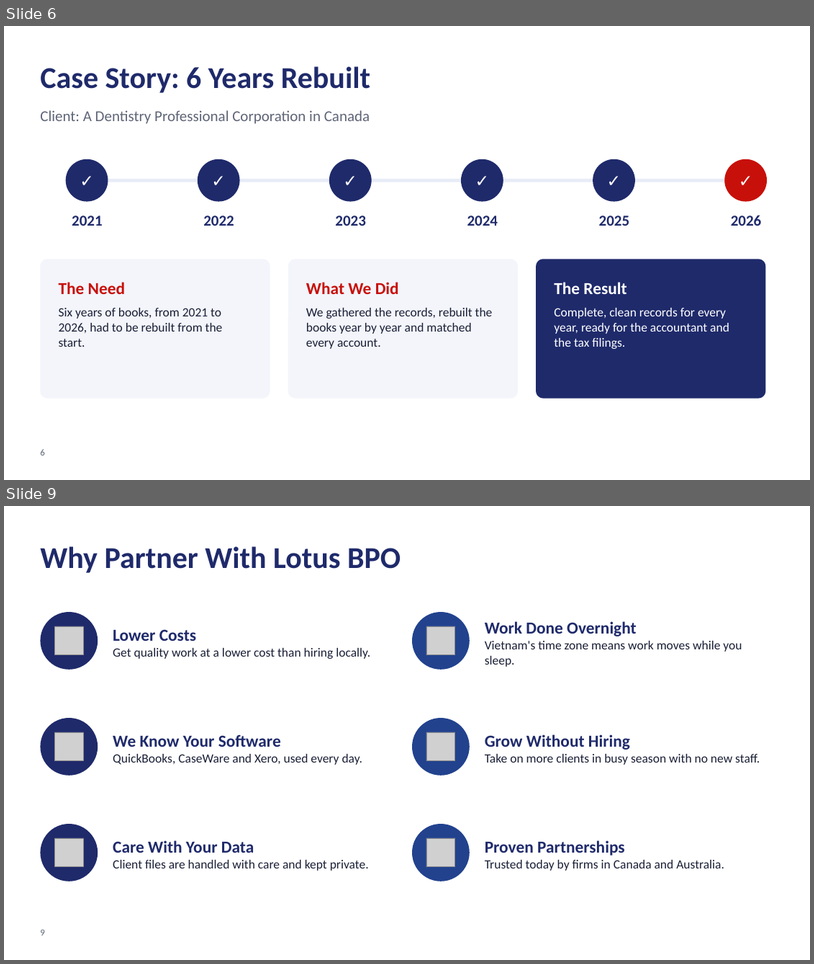
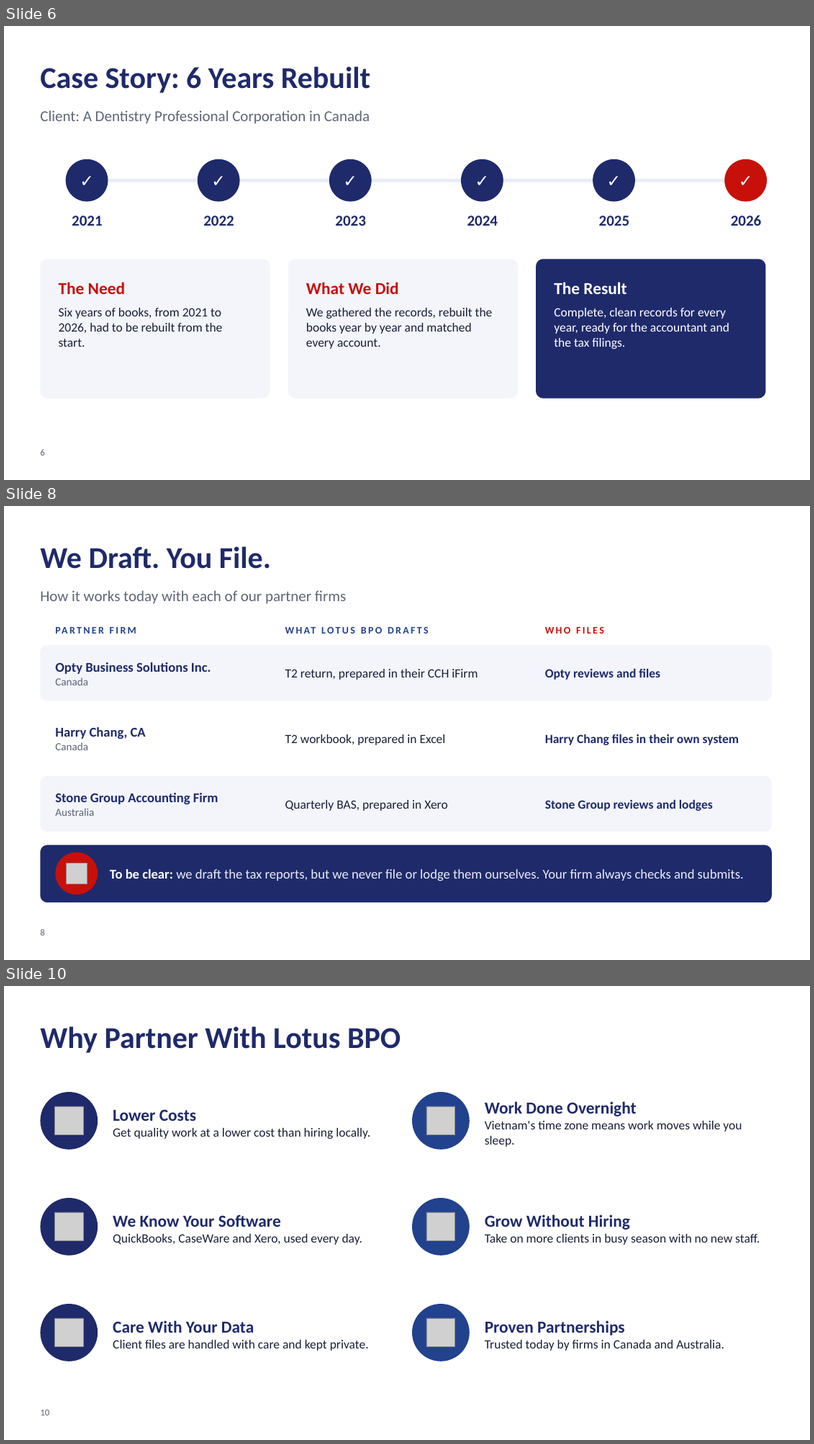
Before and after one commit to alvinjohnrheycamacho-source/Presentation-Deck, a slide deck: Lotus BPO - Conference Deck.pptx. Shown one above the other, each under a label of ours: slides 6 and 9 before the commit, slides 6, 8 and 10 after it; the slides between them are not shown. The pictures are 814x964 and 814x1444 pixels, drawn with LibreOffice and Linux fonts; fonts in the diff are those of the drawing; grey boxes stand for pictures; background and template pictures are left out. Boxes give left, top, right and bottom in pixels: in the first picture for what was removed or moved away, otherwise in the second. Text is boxed around its words. In the diff, an @@ line names an element or a change of style, - is before the commit and + after.

```diff
--- a/Lotus BPO - Conference Deck.pptx
+++ b/Lotus BPO - Conference Deck.pptx
@@ slide 8 added at (4, 506, 810, 960), background #FFFFFF @@
@@ title added at (40, 546, 271, 569), 36 pt, text #1F2A6B, bold @@
+We Draft. You File.
@@ text added at (40, 590, 346, 604), 18 pt, text #5F6577 @@
+How it works today with each of our partner firms
@@ text added at (55, 621, 273, 639), 12 pt, text #22428E, bold @@
+PARTNER FIRM
@@ text added at (286, 621, 533, 639), 12 pt, text #22428E, bold @@
+WHAT LOTUS BPO DRAFTS
@@ text added at (545, 627, 604, 633), 12 pt, text #C8100A, bold @@
+WHO FILES
@@ rounded rectangle added at (40, 645, 772, 701), fill #F3F5FB @@
@@ text added at (55, 662, 211, 685), 16 pt, text #1F2A6B, bold @@
+Opty Business Solutions Inc.
+Canada
@@ text added at (286, 669, 478, 680), 15 pt, text #1A1F36 @@
+T2 return, prepared in their CCH iFirm
@@ text added at (545, 668, 661, 680), 15 pt, text #1F2A6B, bold @@
+Opty reviews and files
@@ rounded rectangle added at (40, 710, 772, 766), fill #FFFFFF @@
@@ text added at (55, 727, 146, 750), 16 pt, text #1F2A6B, bold @@
+Harry Chang, CA
+Canada
@@ text added at (286, 734, 446, 745), 15 pt, text #1A1F36 @@
+T2 workbook, prepared in Excel
@@ text added at (545, 734, 740, 745), 15 pt, text #1F2A6B, bold @@
+Harry Chang files in their own system
@@ rounded rectangle added at (40, 776, 772, 831), fill #F3F5FB @@
@@ text added at (55, 793, 219, 816), 16 pt, text #1F2A6B, bold @@
+Stone Group Accounting Firm
+Australia
@@ text added at (286, 800, 448, 811), 15 pt, text #1A1F36 @@
+Quarterly BAS, prepared in Xero
@@ text added at (545, 799, 713, 811), 15 pt, text #1F2A6B, bold @@
+Stone Group reviews and lodges
@@ rounded rectangle added at (40, 845, 772, 902), fill #1F2A6B @@
@@ ellipse added at (55, 852, 98, 894), fill #C8100A @@
@@ picture added at (66, 862, 87, 883) @@
@@ text added at (110, 869, 744, 880), 16 pt, text #E8ECF7 @@
+To be clear: we draft the tax reports, but we never file or lodge them ourselves. Your firm always checks and submits.
@@ page number added at (40, 929, 44, 935), 11 pt, text #5F6577 @@
+8
@@ what was slide 9 is now slide 10 @@
@@ page number at (40, 1409, 49, 1415): text changed @@
-9
+10
```
Also in this commit, not shown: 5 slides changed, 1 other slide added, 1 slide removed, 1 other file.
